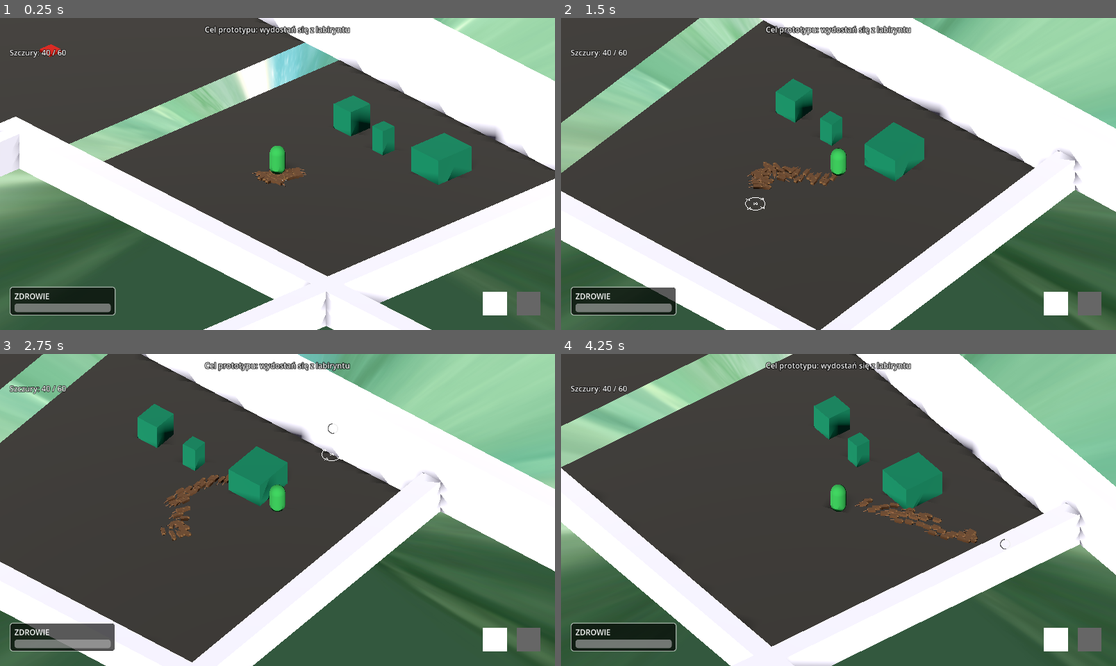
Above: before the commit, frames 1-4 (two rows, left to right).
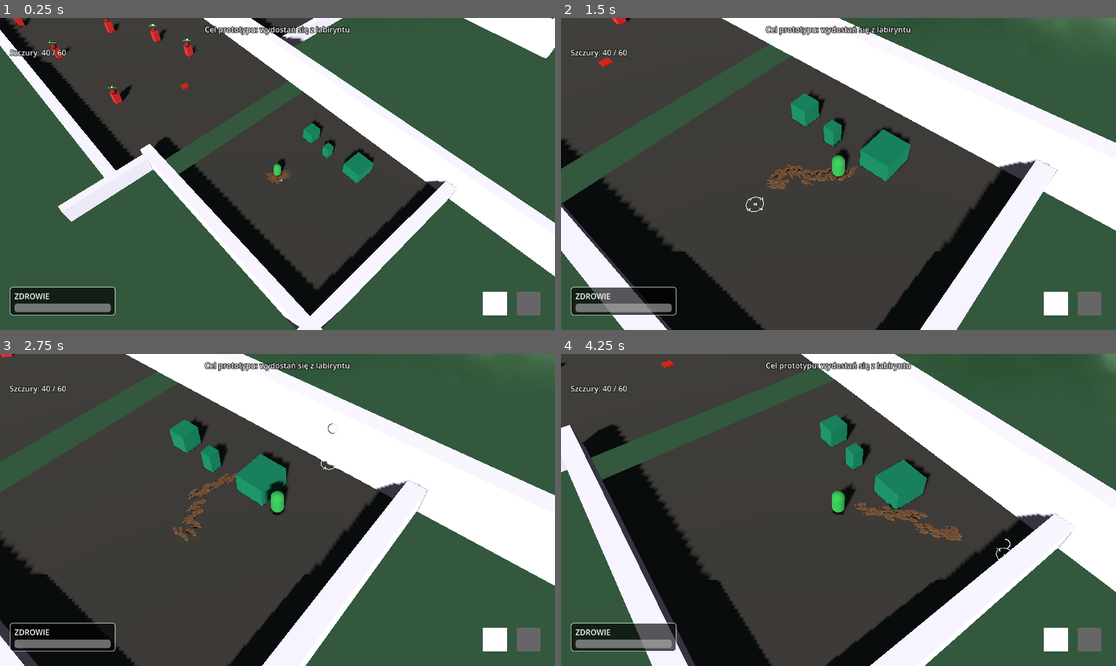
Above: after the commit, the same moments.

Repository: VirtuaIL/ZTGK-Prototyp
Game: Godot game, scene res://scenes/main.tscn
Two runs of this game, one before a commit and one after it. Both use one fixed random seed, a clock stepped at 60 frames per second and the inputs below.
Inputs (mouse positions are in pixels of both pictures, inside the frame that each line leads up to):
- Up to frame 1 (0.25 s): no input
- Up to frame 2 (1.5 s): tap Enter at 0.5 s; move the mouse to (960, 158) at 0.52 s; hold D (move_right) 0.53-1.25 s; hold Space (recall_rats) 0.53-1.25 s; click (960, 158) at 0.67 s; drag from (727, 189) to (810, 236) at 1.27 s
- Up to frame 3 (2.75 s): move the mouse to (333, 441) at 2.02 s; hold D (move_right) from 2.03 s (still down); hold Space (recall_rats) from 2.03 s (still down)
- Up to frame 4 (4.25 s): release D (move_right) at 2.75 s; release Space (recall_rats) at 2.75 s; drag from (810, 572) to (672, 463) at 2.77 s; move the mouse to (1005, 556) at 3.52 s; hold A (move_left) from 3.53 s (still down); hold Space (recall_rats) from 3.53 s (still down)

The runs differ from the first frame. In frame 1, 50% of the frame differs, in the area x 0-100%, y 0-100%; in frame 2, 41%; in frame 3, 36%; in frame 4, 44%.

Commit message:
camera change

Diff:
--- a/scenes/main.tscn
+++ b/scenes/main.tscn
@@ -97,8 +97,8 @@
 shadow_enabled = true
 
 [node name="Camera3D" type="Camera3D" parent="." unique_id=759215990]
-transform = Transform3D(0.707107, -0.5, 0.5, 0, 0.707107, 0.707107, -0.707107, -0.5, 0.5, 10, 12, 10)
-projection = 1
+transform = Transform3D(0.25881913, -0.9330128, 0.25000006, 0, 0.2588191, 0.96592593, -0.96592605, -0.25000006, 0.06698732, 10, 50, 10)
+fov = 45.0
 size = 16.0
 
 [node name="Player" parent="." unique_id=1407634471 instance=ExtResource("2_player")]
--- a/scripts/main.gd
+++ b/scripts/main.gd
@@ -219,7 +219,7 @@
 	# ── Camera follow ──
 	var cam := get_viewport().get_camera_3d()
 	if cam and player:
-		var offset := Vector3(10, 12, 10)
+		var offset := Vector3(10, 18, 10)
 		cam.position = cam.position.lerp(player.position + offset, 0.05)
 		cam.look_at(player.position)
 
